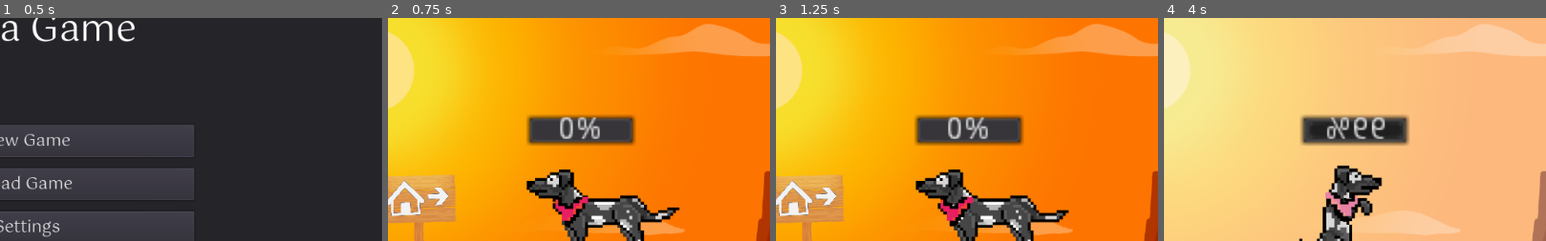
Above: before the commit, frames 1-4 (left to right).
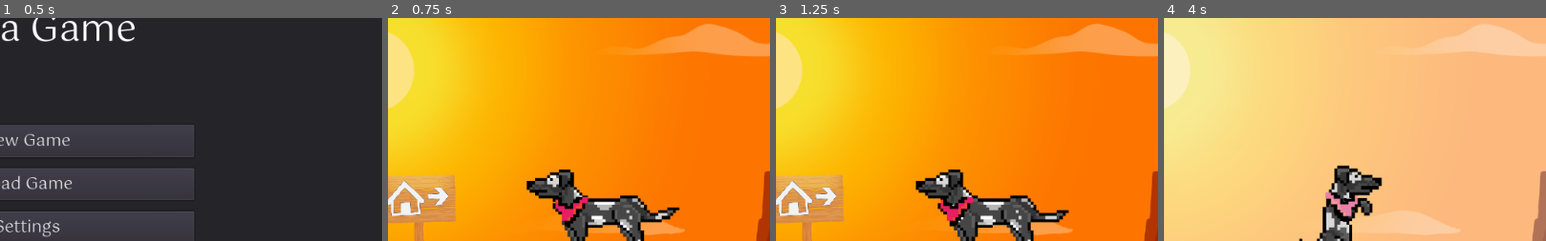
Above: after the commit, the same moments.

Repository: pabtorres/take-me-hoom
Game: Godot game, scene res://scenes/Menu.tscn
Two runs of this game, one before a commit and one after it. Both use one fixed random seed, a clock stepped at 60 frames per second and the inputs below.
Inputs:
- Up to frame 1 (0.5 s): no input
- Up to frame 2 (0.75 s): click "New Game" at 0.5 s
- Up to frame 3 (1.25 s): no input
- Up to frame 4 (4 s): hold B (attack1) 1.28-2.03 s; hold Right (right1) 1.28-2.78 s; tap Space (jump1) at 1.52, 2.27, 3.77 s; tap S (awake) at 2.1 s; hold Left (left1) 2.78-3.53 s; tap P (dark_place) at 2.85 s; hold Right (right1) from 3.53 s (still down); tap E (left2) at 3.6 s
The pictures show only the part of the screen within x 25-75%, y 11-61%; the shares and areas given below are measured in that part.

Frame 1 is identical in both runs. In frame 2, 3.9% of the frame differs, in the area x 36-65%, y 43-58%; in frame 3, 3.9%; in frame 4, 4.0%, in the area x 35-65%, y 43-58%.

Commit message:
made progress bar not visible

Diff:
--- a/scenes/Player1.tscn
+++ b/scenes/Player1.tscn
@@ -137,10 +137,10 @@
 "values": [ 65, 66, 67, 68, 69, 68 ]
 }
 
+[sub_resource type="RectangleShape2D" id=9]
+extents = Vector2( 32, 16 )
+
 [sub_resource type="RectangleShape2D" id=10]
-extents = Vector2( 32, 16 )
-
-[sub_resource type="RectangleShape2D" id=9]
 extents = Vector2( 17.7447, 20.0426 )
 
 [node name="Player1" type="KinematicBody2D"]
@@ -191,9 +191,10 @@
 
 [node name="CollisionShape2D" type="CollisionShape2D" parent="Area2D"]
 position = Vector2( 9.56699, 15.2205 )
-shape = SubResource( 10 )
+shape = SubResource( 9 )
 
 [node name="ProgressBar" type="ProgressBar" parent="."]
+visible = false
 margin_left = -24.0
 margin_top = -34.0
 margin_right = 25.0
Not shown: 1 places in scenes/Player1.tscn that only renumber resources
